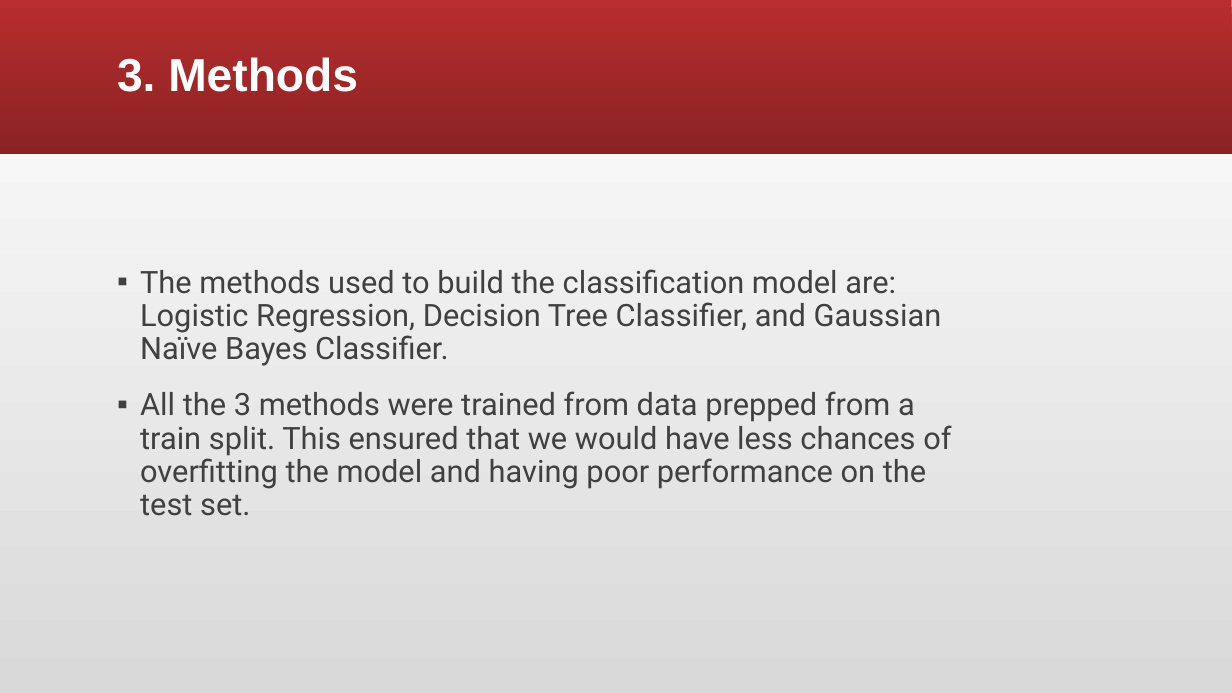
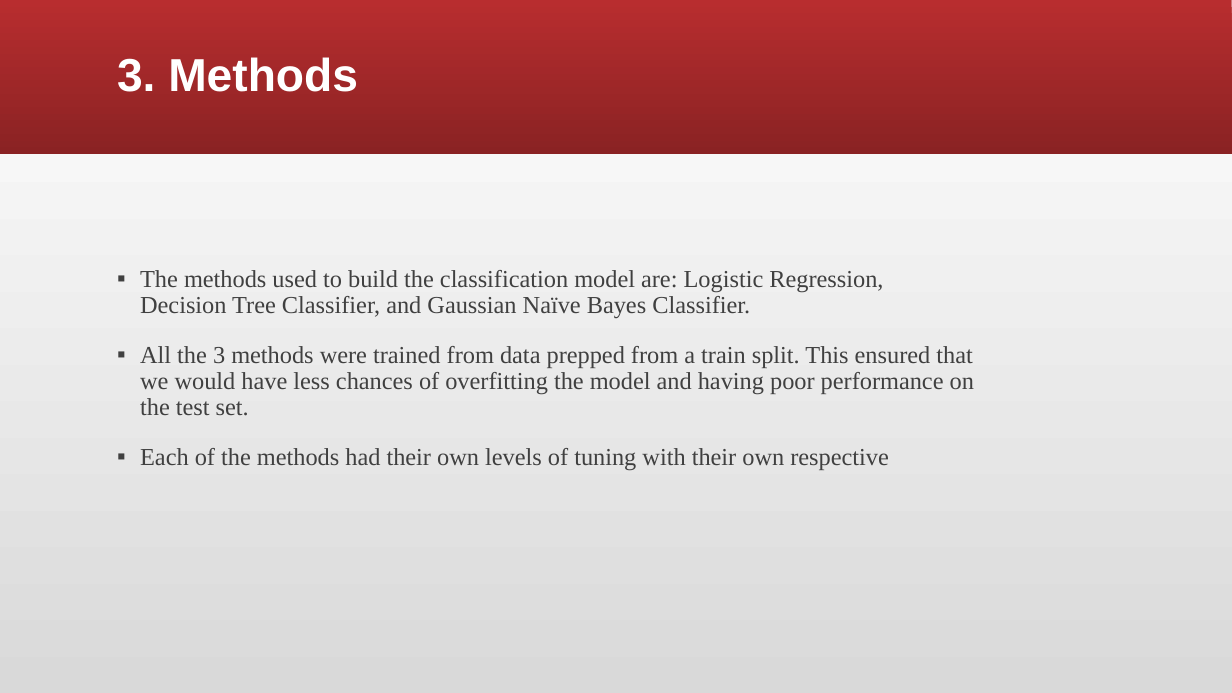
Before and after one commit to NicholusMagak/Phase_3_Project, a slide deck: slide 5 of Seasonal flu prediction model.pptx. Drawn at 1232x693 pixels with LibreOffice and Linux fonts; fonts in the diff are those of the drawing. Boxes give left, top, right and bottom in pixels: in the first picture for what was removed or moved away, otherwise in the second. Text is boxed around its words. In the diff, an @@ line names an element or a change of style, - is before the commit and + after.

```diff
--- a/Seasonal flu prediction model.pptx
+++ b/Seasonal flu prediction model.pptx
@@ text at <box>140,270,974,416</box>: size 24 to 19 pt, font Roboto to Times New Roman in "The methods used to build the classification ...", "All the 3 methods were trained from ..." @@
@@ text at <box>140,448,889,471</box>: paragraph added @@
+▪ Each of the methods had their own levels of tuning with their own respective
```
Also in this commit, not shown: 1 other slide changed.
